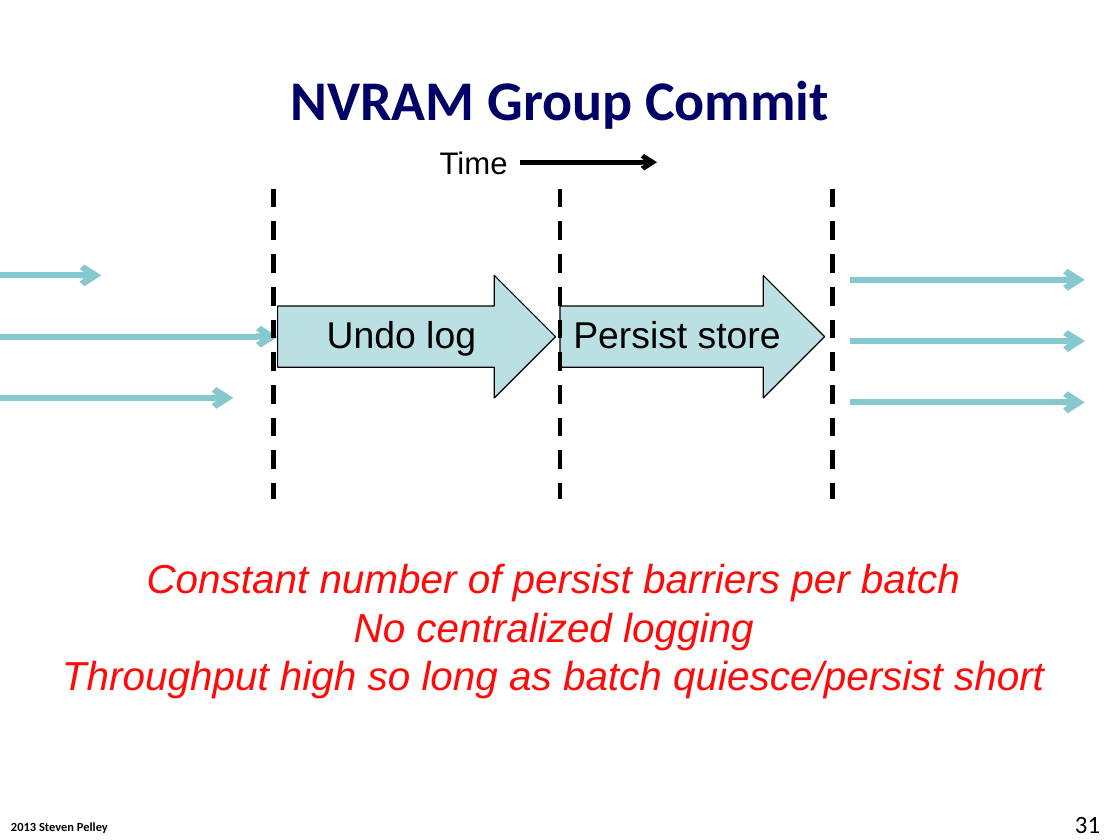
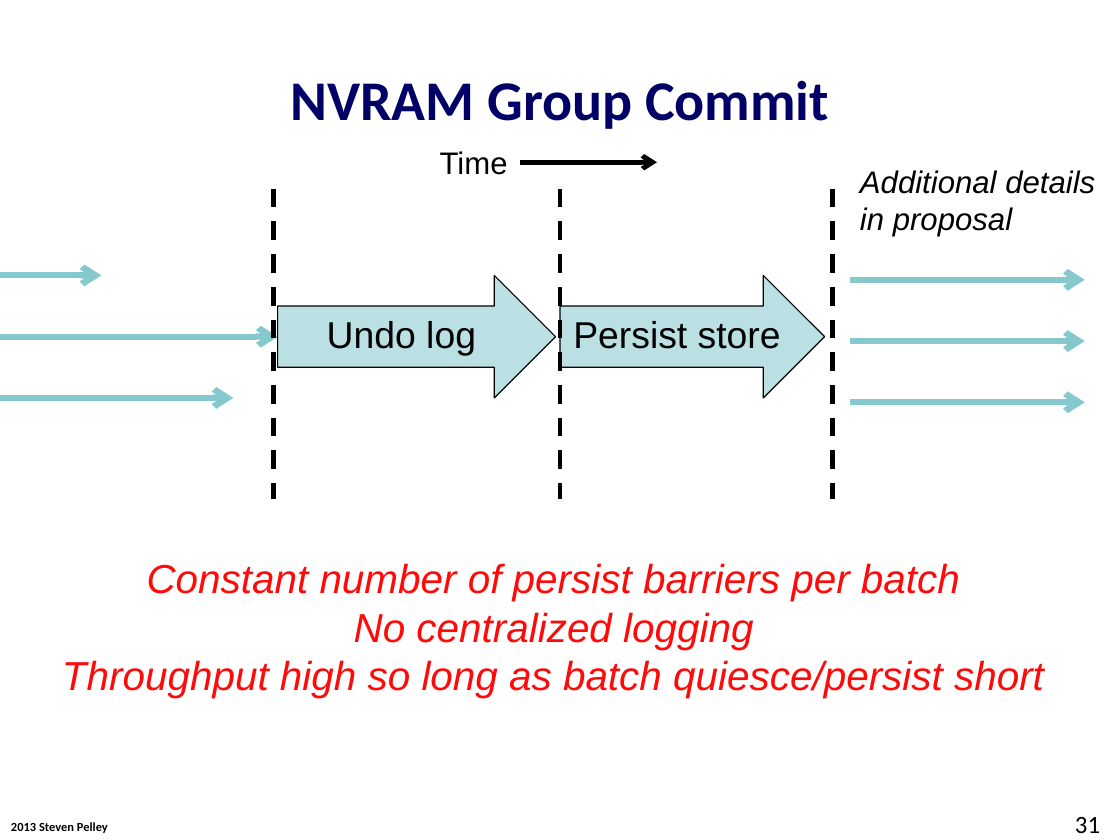
Before and after one commit to Abulila/dissertation, a slide deck: slide 31 of proposal/proposal.pptx. Drawn at 1120x840 pixels with LibreOffice and Linux fonts; fonts in the diff are those of the drawing; background and template pictures are left out. Boxes give left, top, right and bottom in pixels: in the first picture for what was removed or moved away, otherwise in the second. Text is boxed around its words. In the diff, an @@ line names an element or a change of style, - is before the commit and + after.

```diff
--- a/proposal/proposal.pptx
+++ b/proposal/proposal.pptx
@@ text added at [860,170,1095,237], 20 pt, text #000000, italic @@
+Additional details in proposal
```
Also in this commit, not shown: 11 other slides changed.
